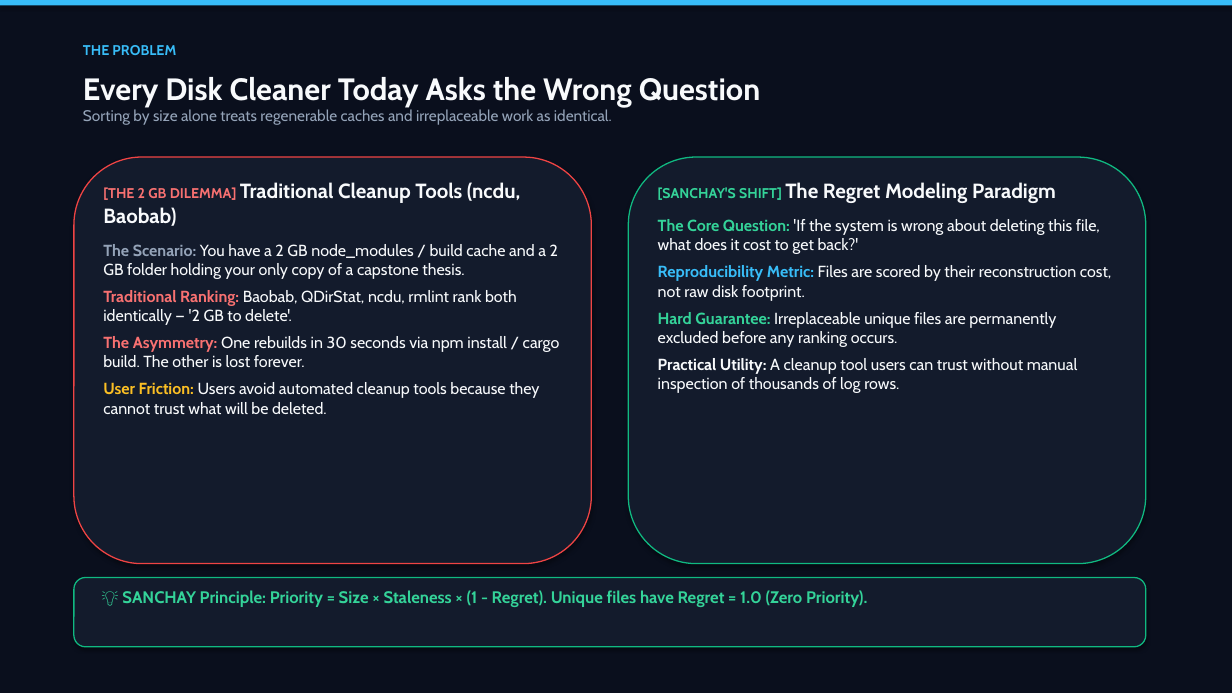
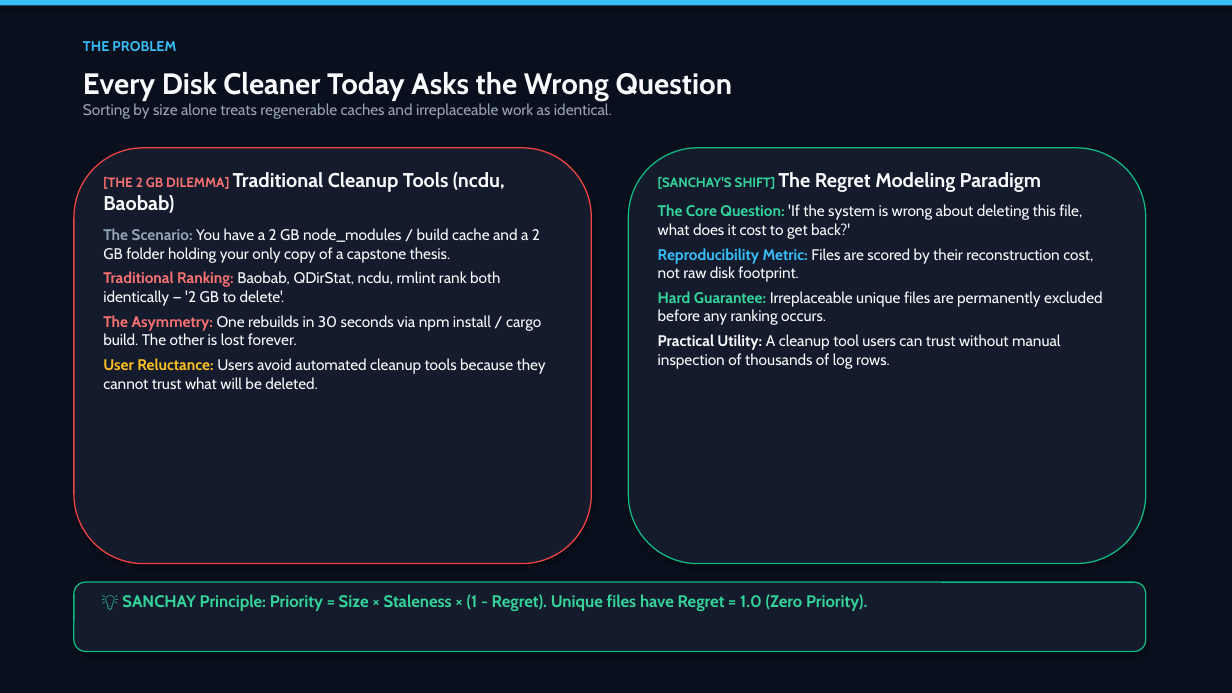
Before and after one commit to basithladdu/sanchay, a slide deck: slide 2 of docs/SANCHAY.pptx. Drawn at 1232x693 pixels with LibreOffice and Linux fonts; fonts in the diff are those of the drawing. Boxes give left, top, right and bottom in pixels: in the first picture for what was removed or moved away, otherwise in the second. Text is boxed around its words. In the diff, an @@ line names an element or a change of style, - is before the commit and + after.

```diff
--- a/docs/SANCHAY.pptx
+++ b/docs/SANCHAY.pptx
@@ text "THE PROBLEM": place and size @@
-text "THE PROBLEM" at (83, 45, 176, 55)
+text "THE PROBLEM" at (83, 41, 176, 51)
@@ text at (83, 72, 732, 101): size 24 to 23 pt in "Every Disk Cleaner Today Asks the Wrong ..." @@
@@ rounded rectangle: place and size @@
-rounded rectangle at (74, 157, 592, 564)
+rounded rectangle at (74, 148, 592, 564)
@@ rounded rectangle: place and size @@
-rounded rectangle at (628, 157, 1146, 564)
+rounded rectangle at (628, 148, 1146, 564)
@@ text "[THE 2 GB DILEMMA] Traditional ...": place and size @@
-text "[THE 2 GB DILEMMA] Traditional ..." at (103, 182, 560, 414)
+text "[THE 2 GB DILEMMA] Traditional ..." at (103, 172, 546, 389)
@@ text at (103, 172, 541, 345): size 11 to 10.5 pt in "[THE 2 GB DILEMMA]"; size 16 to 15.5 pt in "Traditional Cleanup Tools (ncdu, Baobab)"; size 12.5 to 12 pt in "The Scenario: You have a 2 GB ...", "Traditional Ranking: Baobab, QDirStat, ncdu, rmlint rank ...", "The Asymmetry: One rebuilds in 30 seconds ..."; less space between paragraphs @@
@@ text "[SANCHAY'S SHIFT] The Regret Modeling ...": place and size @@
-text "[SANCHAY'S SHIFT] The Regret Modeling ..." at (658, 182, 1111, 393)
+text "[SANCHAY'S SHIFT] The Regret Modeling ..." at (658, 172, 1102, 369)
@@ text "[SANCHAY'S SHIFT] The Regret Modeling ..." at (658, 172, 1102, 369): size 11 to 10.5 pt in "[SANCHAY'S SHIFT]"; size 16 to 15.5 pt in "The Regret Modeling Paradigm"; size 12.5 to 12 pt in "The Core Question: 'If the system is ...", "Reproducibility Metric: Files are scored by their ...", "Hard Guarantee: Irreplaceable unique files are permanently ...", "Practical Utility: A cleanup tool users can ..."; less space between paragraphs @@
@@ text at (103, 358, 546, 389): text changed; size 12.5 to 12 pt @@
-User Friction: Users avoid automated cleanup tools because they cannot trust what will be deleted.
+User Reluctance: Users avoid automated cleanup tools because they cannot trust what will be deleted.
@@ rounded rectangle: place and size @@
-rounded rectangle at (74, 578, 1146, 647)
+rounded rectangle at (74, 582, 1146, 652)
@@ text "💡 SANCHAY Principle: Priority = ...": place and size @@
-text "💡 SANCHAY Principle: Priority = ..." at (122, 590, 867, 607)
+text "💡 SANCHAY Principle: Priority = ..." at (122, 594, 867, 611)
```
Also in this commit, not shown: 6 other slides changed.
